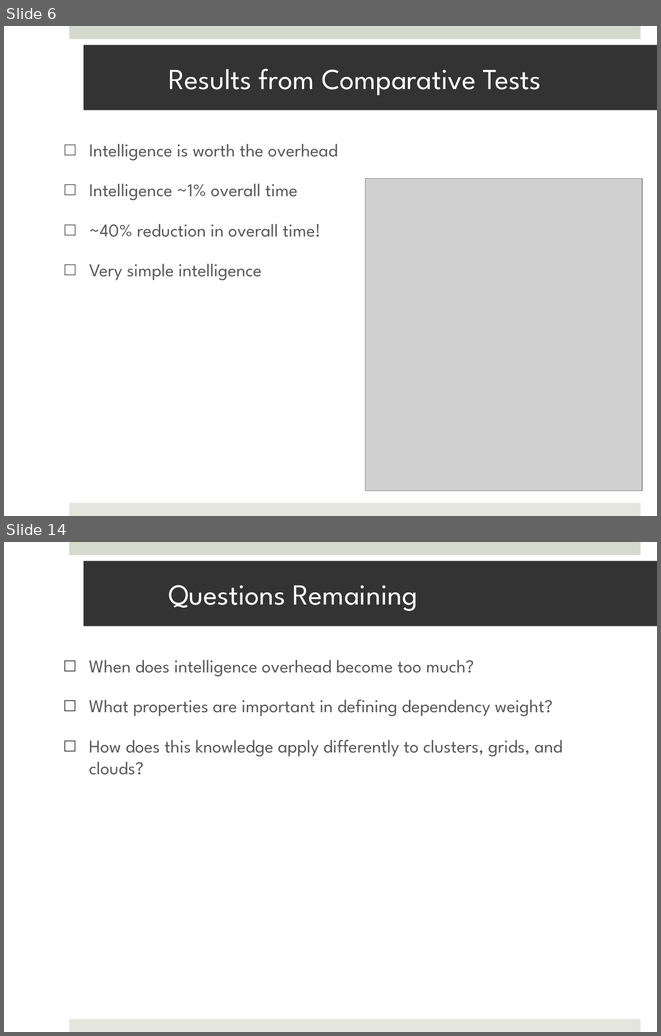
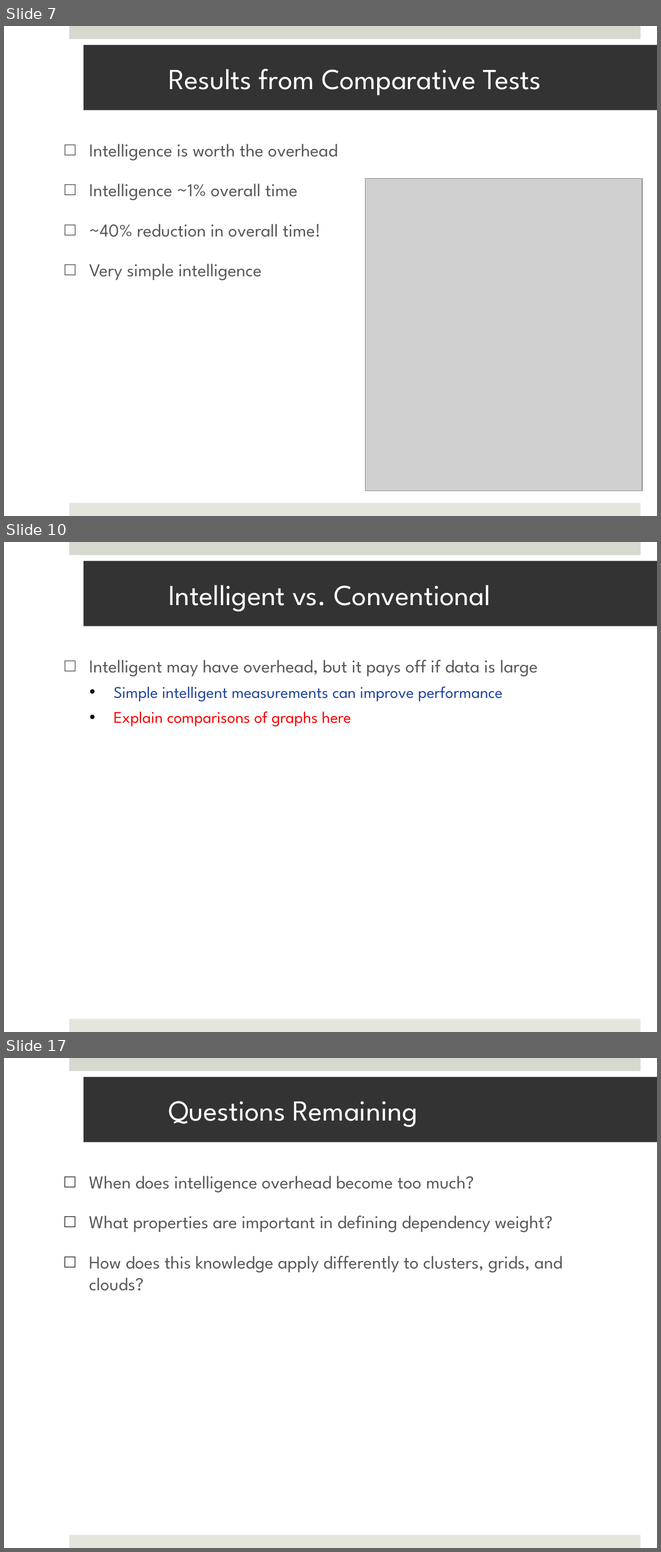
Before and after one commit to saga-project/saga-cpp-legacy-projects, a slide deck: papers/data_intensive/eScience09/RoyalSocietyPresentation.pptx. Shown one above the other, each under a label of ours: slides 6 and 14 before the commit, slides 7, 10 and 17 after it; the slides between them are not shown. The pictures are 661x1036 and 661x1552 pixels, drawn with LibreOffice and Linux fonts; fonts in the diff are those of the drawing; grey boxes stand for pictures; background and template pictures are left out. Boxes give left, top, right and bottom in pixels: in the first picture for what was removed or moved away, otherwise in the second. Text is boxed around its words. In the diff, an @@ line names an element or a change of style, - is before the commit and + after.

```diff
--- a/papers/data_intensive/eScience09/RoyalSocietyPresentation.pptx
+++ b/papers/data_intensive/eScience09/RoyalSocietyPresentation.pptx
@@ slide 10 added at [4, 542, 657, 1032], background #FFFFFF; not listed: 2 template elements that a slide beside it also shows @@
@@ title added at [84, 561, 657, 626], fill #333333, 32 pt, text #FFFFFF @@
+Intelligent vs. Conventional
@@ text added at [89, 660, 538, 726], 18 pt, text #595959 @@
+□ Intelligent may have overhead, but it pays off if data is large
+  • Simple intelligent measurements can improve performance
+  • Explain comparisons of graphs here
@@ what was slide 6 is now slide 7 @@
@@ what was slide 14 is now slide 17 @@
```
Also in this commit, not shown: 8 slides changed, 4 other slides added, 2 slides removed, 1 other file.
